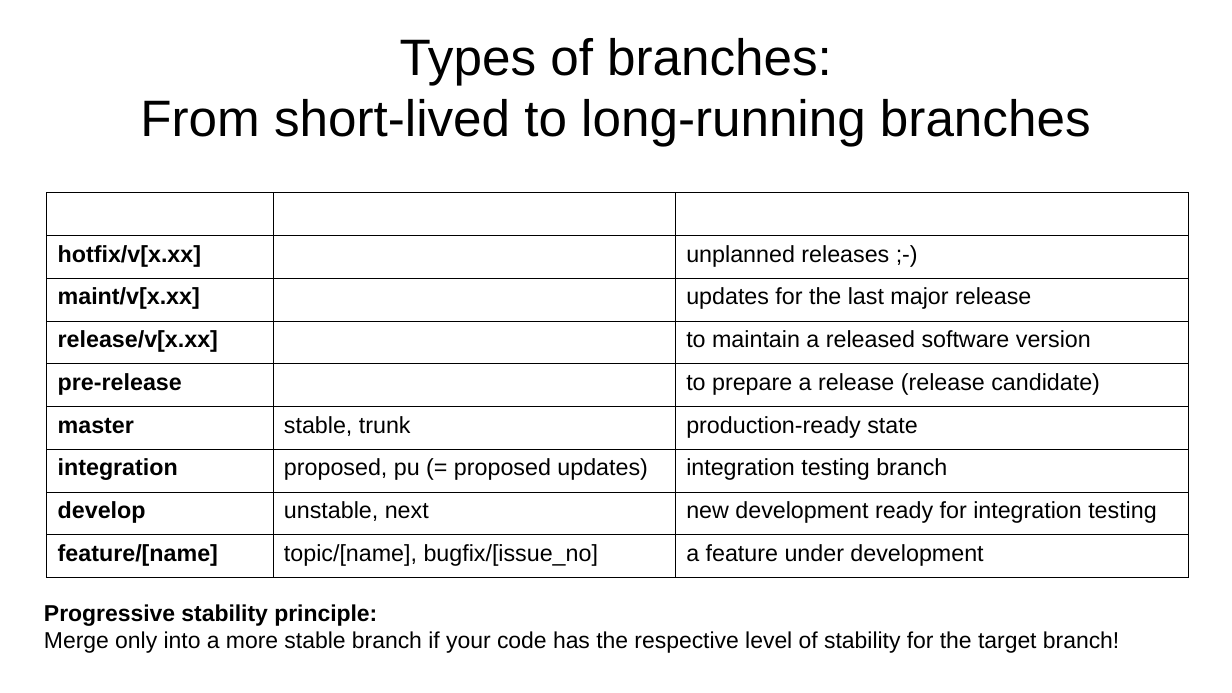
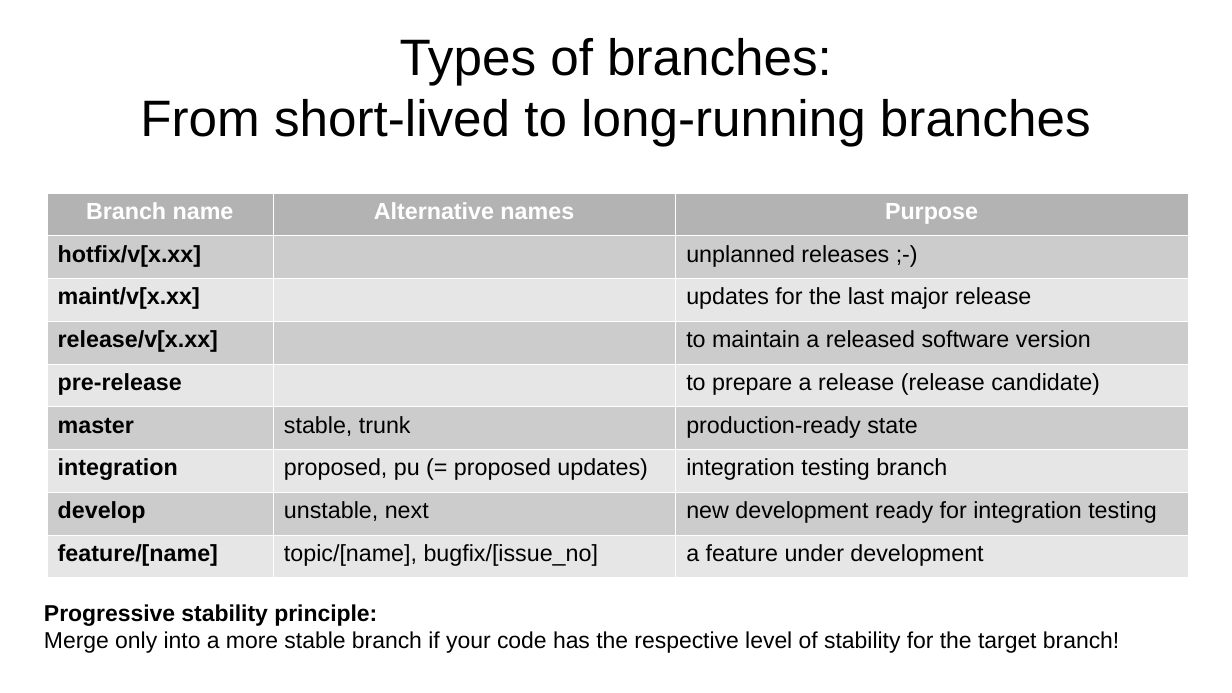
Before and after one commit to aryoda/git_essentials, a slide deck: slide 5 of Introduction to Git collaboration workflows.odp. Drawn at 1232x693 pixels with LibreOffice and Linux fonts; fonts in the diff are those of the drawing. Boxes give left, top, right and bottom in pixels: in the first picture for what was removed or moved away, otherwise in the second. Text is boxed around its words. In the diff, an @@ line names an element or a change of style, - is before the commit and + after.

```diff
--- a/Introduction to Git collaboration workflows.odp
+++ b/Introduction to Git collaboration workflows.odp
@@ table at box(47, 192, 1188, 577) @@
@@ fill none to #B3B3B3 in row 1 @@
@@ fill none to #CCCCCC in 10 cells @@
@@ fill none to #E6E6E6 in 10 cells @@
@@ borders changed @@
```
Also in this commit, not shown: 5 other slides changed.
